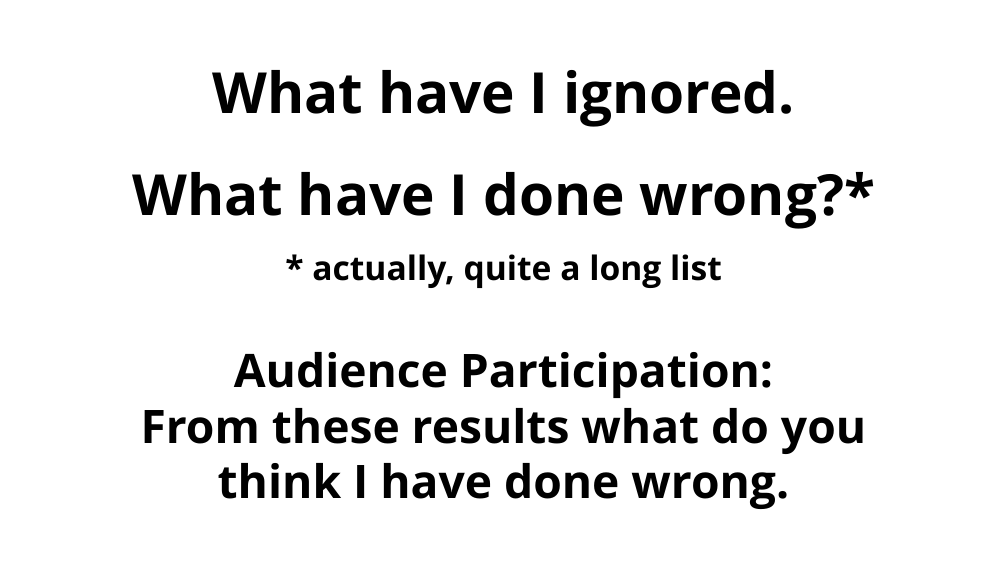
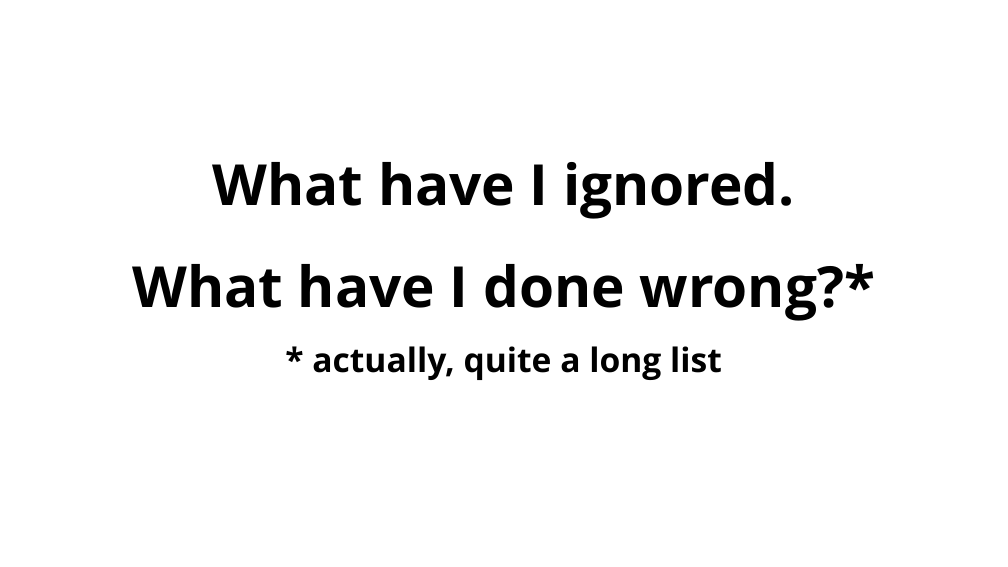
Before and after one commit to omniprof/collectionsperformance_v6, a slide deck: slide 10 of docs/JMH_Slides.pptx. Drawn at 1008x567 pixels with LibreOffice and Linux fonts; fonts in the diff are those of the drawing. Boxes give left, top, right and bottom in pixels: in the first picture for what was removed or moved away, otherwise in the second. Text is boxed around its words. In the diff, an @@ line names an element or a change of style, - is before the commit and + after.

```diff
--- a/docs/JMH_Slides.pptx
+++ b/docs/JMH_Slides.pptx
@@ title "What have I ignored. What ...": place and size @@
-title "What have I ignored. What ..." at box(132, 70, 875, 288)
+title "What have I ignored. What ..." at box(132, 162, 875, 380)
@@ text removed at box(141, 352, 866, 509) @@
-Audience Participation:
-From these results what do you think I have done wrong.
```
Also in this commit, not shown: 3 other slides changed.
